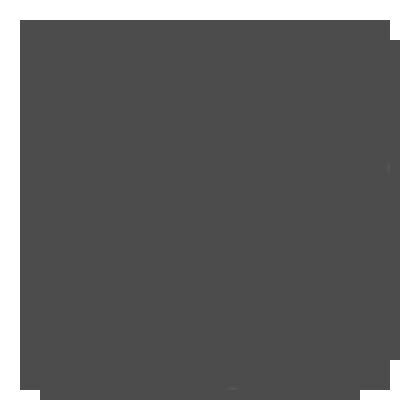
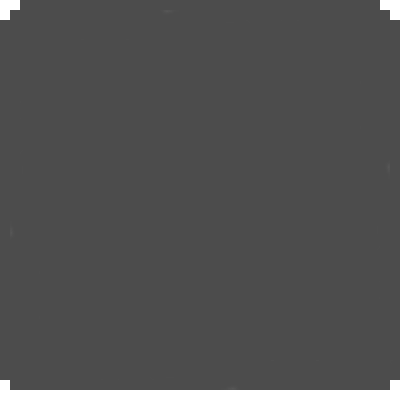
Comparing the layer stacks of the two 400×400 images. Changes:
hid "Livello #12", moved it above "Livello #11", painted on it over [0, 0, 400, 400]
hid "Livello #11", moved it above "Livello #10", painted on it over [0, 0, 400, 400]
showed "Livello #10", moved it above "Livello #8", painted on it over [0, 360, 400, 400]
hid "Livello #1", painted on it over [0, 0, 400, 400]
moved "Livello #9" above "Livello #7", painted on it over [0, 0, 400, 400]
added layer "Livello #7" above "Livello #6" over [360, 0, 400, 380]
added layer "Livello #6" above "Livello #5" over [0, 360, 400, 400]
showed "Livello #5", painted on it over [0, 0, 400, 400]
